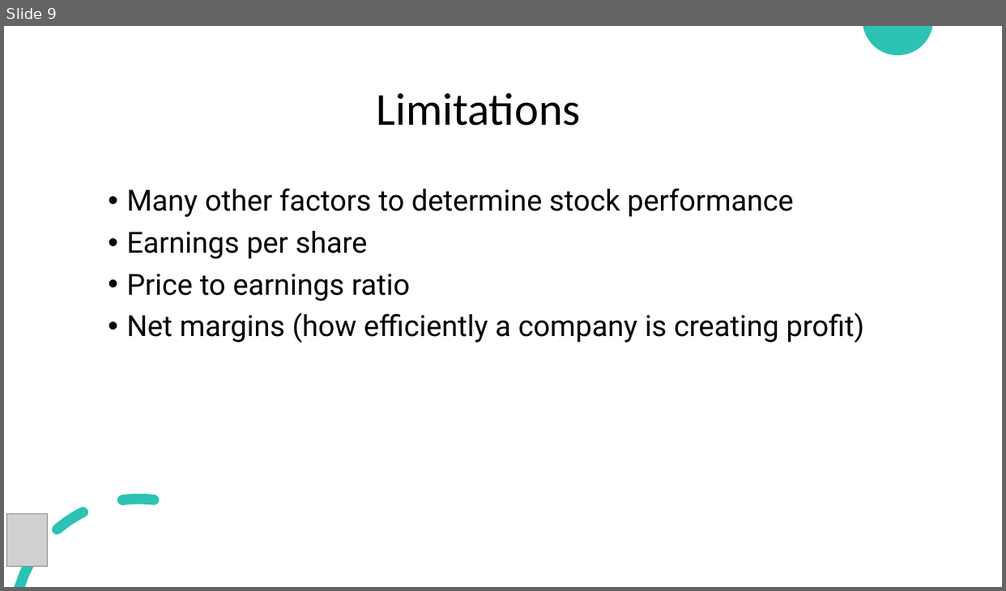
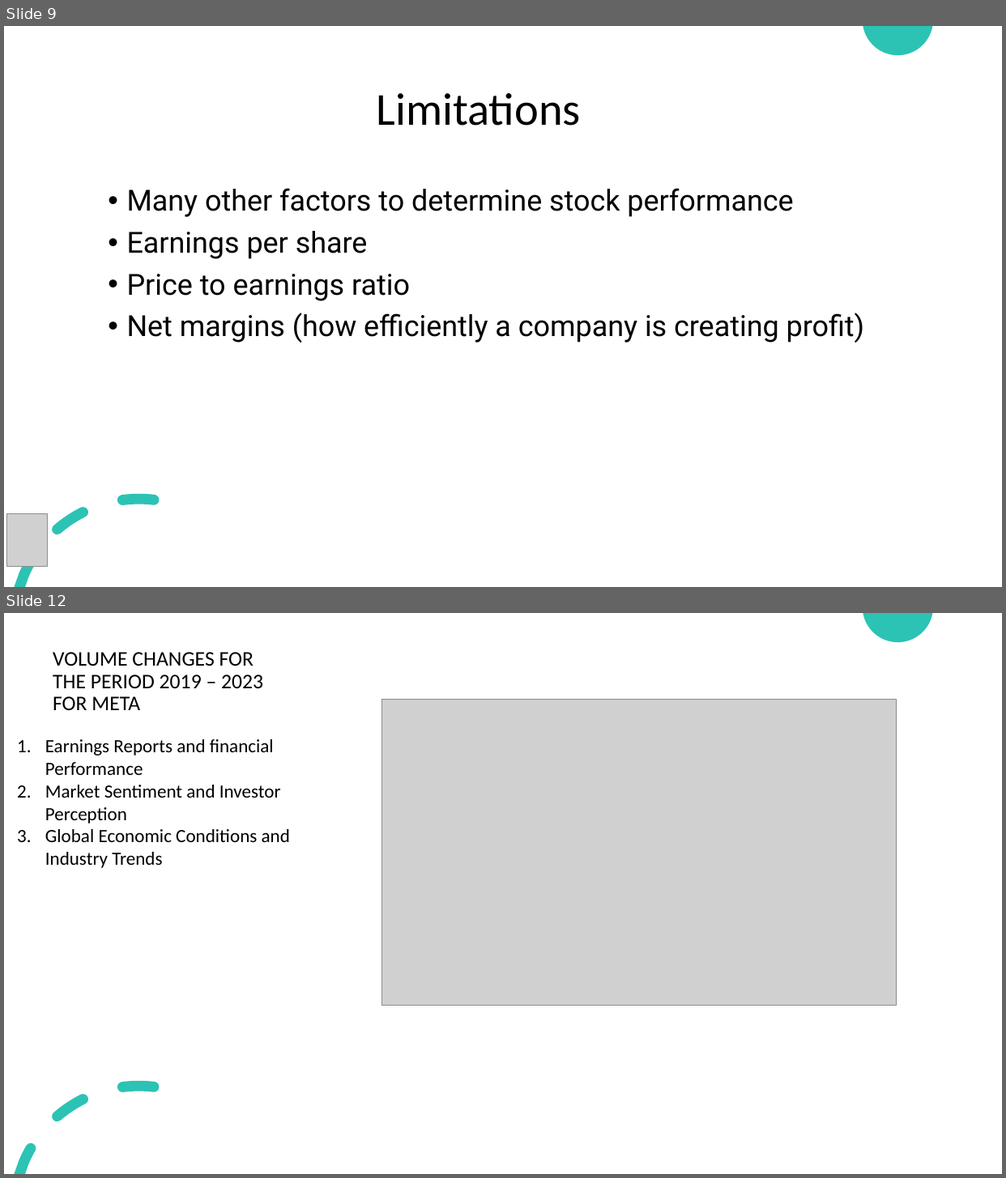
Before and after one commit to bill-leang/stock_price_visualization, a slide deck: slidedecks/Project3_Group1_Combined_SlideDeck.pptx. Shown one above the other, each under a label of ours: slide 9 before the commit, slides 9 and 12 after it; the slides between them are not shown. The pictures are 1006x591 and 1006x1178 pixels, drawn with LibreOffice and Linux fonts; fonts in the diff are those of the drawing; grey boxes stand for pictures. Boxes give left, top, right and bottom in pixels: in the first picture for what was removed or moved away, otherwise in the second. Text is boxed around its words. In the diff, an @@ line names an element or a change of style, - is before the commit and + after.

```diff
--- a/slidedecks/Project3_Group1_Combined_SlideDeck.pptx
+++ b/slidedecks/Project3_Group1_Combined_SlideDeck.pptx
@@ slide 12 added at (4,613,1002,1174), background #FFFFFF; not listed: 2 template elements that a slide beside it also shows @@
@@ text added at (53,652,263,710), 20 pt, text #000000 @@
+VOLUME CHANGES FOR THE PERIOD 2019 – 2023 FOR META
@@ picture added at (382,700,897,1006) @@
@@ text added at (45,739,290,868), 18 pt, text #000000 @@
+1. Earnings Reports and financial Performance
+2. Market Sentiment and Investor Perception
+3. Global Economic Conditions and Industry Trends
```
Also in this commit, not shown: 2 slides changed, 4 other slides added.
